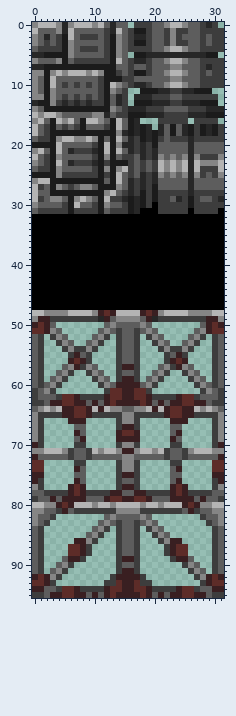
Sprite sheet -- Assets/Sprites/HeavyBox.png. This is how it looked before the edit.
The file is 32x96 pixels.
The same view after the edit:
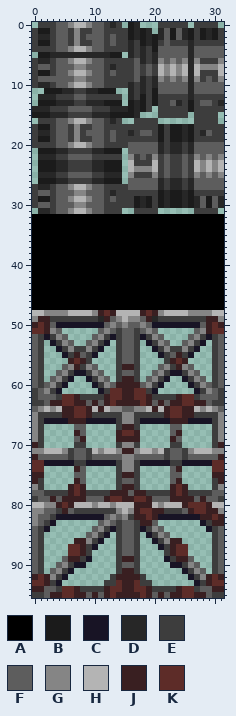
Palette (. is transparent): A #000000  B #1b1b1b  C #181425  D #272727  E #3d3d3d  F #5d5d5d  G #858585  H #b4b4b4  J #391f21  K #5d2c28
Change:
@@ x 0..31 @@
- 0 GHHHGDGHHHGHFDFF.EEEFFGHHGFFEDE.
- 1 HFFFGDHFFFFFEDHFEBBEFFEGEEFFEEEE
- 2 GFDFEBHFEEEFEBGFEDDEFFEGEFFFEFEE
- 3 GFEFEBGFFFFFEBGFEBBEFFEGEEFFEFEE
- 4 FEEEEBGFEEEFEBGFEEEEFFGHHGFFEEEE
- 5 DDBBBBGFFFFFEBGF.BBDDDDDDDDDDBB.
- 6 GFFFGBFEEEEEEBHFEDDEFFGHHGFFEEEE
- 7 DDBBBBBBBBBBBBFFEFFEFFFGGFFFEDEE
- 8 GGBGHGHHHGHGBBEFEBBEFFGHHGFFEFEE
- 9 GFBHFFFFFFFEBBBEEFFFFFFGGFFFEEEE
-10 GFBHFEFEFEFEBHGFEDDEFFGHHGFFEEEE
-11 GFBGFFFFFFFEBGFE..BBBDDEEDDBBB..
-12 GGBGFEFEFEFEBFDE.DDDEEEFFEEEEEE.
-13 DBBGEDEDEDEEBFDE.BBBDDDEEDDDBBB.
-14 GFBBBBBBBBBBBGFEDDDEEEFFFFEEEDDD
-15 HGHHGFFFFFGGDFEEBBBDDDEEEEDDDBBB
-16 GHFBHGHFBHHGFBHFBD...EEEEE.EEEE.
-17 HFEBFEFEBFFFEBHFBDBD.DFBFDBEBDBE
-18 HFEBBBBBBBBBBBGDBDBDBDFBFDBEBDBE
-19 FEEBGHHGGHGBFBHFDEBDBEFEEEDEEEEE
-20 BBBBHFFFFFEBHBGDDEDEBFFFFFDFFFFF
-21 GHFBHFDEEEDBHBHFDEDEDFFFFFDFFFFF
-22 HFEBGFFFFFEBGBFEEFDEDGFGFGDGEEEG
-23 GFEBHFDEEEDBEBBBEFEFEHGHGHDHGGGH
-24 FEEBGFFFFFEBGBGHEFEFEHGHGHDHEEEH
-25 BBBBGEEEEEEBEBHFEFDEDGFGFGDGEFEG
-26 GHHBBBBBBBBBFBHFDEDEDFFFFFDFFFFF
-27 HEFBGFEFGGFBBBGFDEDEBFFFFFDFFFFF
-28 HFFBBBBBBBBBGHFEDEBEBEEEEEDEEEEE
-29 HEFGGFBGHGFBHEEDBDBEBEEFDEBEFFED
-30 GFFFFEBHFFEBGFFEBDBEAEEEEEBEEEEE
-31 FEEEEEBEEEEBFEEEBDAAAEEEEEAEEEEA
+ 0 .EEEFFGHHGFFEDE.BD...EEEEE.EEEE.
+ 1 EBBEFFEGEEFFEEEEBDBD.DFBFDBEBDBE
+ 2 EDDEFFEGEFFFEFEEBDBDBDFBFDBEBDBE
+ 3 EBBEFFEGEEFFEFEEDEBDBEFEEEDEEEEE
+ 4 EEEEFFGHHGFFEEEEDEDEBFFFFFDFFFFF
+ 5 .BBDDDDDDDDDDBB.DEDEDFFFFFDFFFFF
+ 6 EDDEFFGHHGFFEEEEEFDEDGFGFGDGEEEG
+ 7 EFFEFFFGGFFFEDEEEFEFEHGHGHDHGGGH
+ 8 EBBEFFGHHGFFEFEEEFEFEHGHGHDHEEEH
+ 9 EFFFFFFGGFFFEEEEEFDEDGFGFGDGEFEG
+10 EDDEFFGHHGFFEEEEDEDEDFFFFFDFFFFF
+11 ..BBBDDEEDDBBB..DEDEBFFFFFDFFFFF
+12 .DDDEEEFFEEEEEE.DEBEBEEEEEDEEEEE
+13 .BBBDDDEEDDDBBB.BDBEBEEFDEBEFFED
+14 DDDEEEFFFFEEEDDDBDBE.EEEEEBEEEEE
+15 BBBDDDEEEEDDDBBBBD...EEEEE.EEEE.
+16 .EEEFFGHHGFFEDE..EEEE......EEEE.
+17 EBBEFFEGEEFFEEEEEEEEEBEBBDBEEEEE
+18 EDDEFFEGEFFFEFEEDEFFEBEBBDBEDFEE
+19 EBBEFFEGEEFFEFEEEEEEEBEBBDBEEEEE
+20 EEEEFFGHHGFFEEEEFFFFFDEDDEDFFFFF
+21 .BBBDDEEEEDDBBB.FFFFFDEDDEDFFFFF
+22 .DDDEEFFFFEEEEE.GEFEGEFEEFEGFGFG
+23 .BBBDDEEEEDDBBB.HEEEHEFEEFEHGHGH
+24 .BBBDDEEEEDDBBB.HGGGHEFEEFEHGHGH
+25 .DDDEEFFFFEEDDD.GEEEGEFEEFEGFGFG
+26 .BBBDDEEEEDDBBB.FFFFFDEDDEDFFFFF
+27 EDDEFFGHHGFFEEEEFFFFFDEDDEDFFFFF
+28 EFFEFFFGGFFFEDEEEEEEEBDBBDBEEEEE
+29 EBBEFFGHHGFFEFEEEBDBEBDBBDBDFBFD
+30 EFFEFFFGGFFFEEEEEBDBEBDBBDBDFBFD
+31 .DDEFFGHHGFFEEE..EEEE......EEEE.
 32 AAAAAAAAAAAAAAAAAAAAAAAAAAAAAAAA
@@ x 0..31 @@
 48 HHGGGGHHHHGJKJHHHHJKJGHHHHGGGGHH
-49 GJJEEEEEEEEDJFGGGGFJDEEEEEEEEJJG
-50 JKJF........FGFFFFGF........FJKJ
+49 GJJEEEEEEEEDJFGHGGFJDEEEEEEEEJJG
+50 JKJFCCCCCCCCFGFGFFGFCCCCCCCCFJKJ
 51 KKJGF......FGFEFFEFGF......FGJKK
-52 FE.EGF....FGE.EFFE.EGF....FGE.EF
-53 FE..EGF..FGE..EFFE..EGF..FGE..EF
-54 FE...EGEEGE...EFFE...EGEEGE...EF
-55 FE....EJFE....EFFE....EFJE....EF
+52 FECEGF....FGECEFFECEGF....FGECEF
+53 FE.CEGF..FGEC.EFFE.CEGF..FGEC.EF
+54 FE..CEGEEGEC..EFFE..CEGEEGEC..EF
+55 FE...CEJFEC...EFFE...CEFJEC...EF
 56 FE....JKJE....EFFE....EJKJ....EF
 57 FE...FGJEGF...EJJE...FGEJGF...EF
-58 FE..FGE..EGF..EFFE..FGE..EGF..EF
-59 FE.FGE....EGF.EJJE.FGE....EGF.EF
-60 FEFGE......EGFJJJJFGE......EGFEF
-61 EFGE........EKKJJKKE........EGFE
+58 FE..FGECCEGF..EFFE..FGECCEGF..EF
+59 FE.FGEC..CEGF.EJJE.FGEC..CEGF.EF
+60 FEFGEC....CEGFJJJJFGEC....CEGFEF
+61 EFGEC......CEKKJJKKEC......CEGFE
 62 EFFFEKKJEEEEJKKJJKKJEEEEJKKEFFFE
@@ x 0..31 @@
 65 GEEEEJJKKJEEEEEGGEEEEEJKKJJEEEEG
-66 GE....JJJ.....EGGE.....JJJ....EG
+66 GECCCCJJJCCCCCEGGECCCCCJJJCCCCEG
 67 GE.....FF.....EJJE.....FF.....EG
@@ x 0..31 @@
 72 JFFFFFEFFEFFFFFGGFFFFFEFFEFFFFFJ
-73 KK.....EE.....EGGE.....EE.....KK
+73 KKCCCCCEECCCCCEGGECCCCCEECCCCCKK
 74 KK.....JF.....EGGE.....FJ.....KK
@@ x 0..31 @@
 77 GE....JKJ.....EJJE.....JKJ....EG
-78 FFEEEEJKJEEEEJJFFJJEEEEJKJEEEEFF
+78 FFEEEEJKJEEEEJJJFJJEEEEJKJEEEEFF
 79 EFFJFJJJJFFFJKKJJKKJFFFJJJJFJFFE
-80 HHGGJKJHHHGHHGHHHHGHHGHHHJKJGGHH
-81 GGFFEJFEEEEEEEGGGGEEEEEEEFJEFFGG
-82 GFFE........FGFFFFGF........EFFG
-83 GFE........FGFEFFEFGF........EFG
-84 FE........FGE.EFFE.EGF........EF
-85 FE.......FGE..EFFE..EGF.......EF
-86 FE.....JJGE...EFFE...EGJJ.....EF
-87 FE....KKJE....EFFE....EJKK....EF
+80 HHGGJKJHHHGHHGHHHJJJHGHHHJKKKJHH
+81 GGFFEJFEEEEEEEGHGJKKJJEEEFJKKJJG
+82 GFFECCCCCCCCFGFGEJJKJCCCCCCCJJKJ
+83 GFEC.......FGFEFFEJJF.......CEJJ
+84 FEC.......FGECEFFECEGF.......CEF
+85 FE.......FGEC.EFFE.CEGF.......EF
+86 FE.....JJGEC..EFFE..CEGJJ.....EF
+87 FE....KKJEC...EFFE...CEJKK....EF
 88 FE....KKJE....EFFE....EJKK....EF
-89 FE...FJJE.....EJJE.....EJJF...EF
-90 FE..FGE.......EFFE.......EGF..EF
-91 FE.FGE........EJJE........EGF.EF
-92 JKJGE........EJJJJE........EGJKJ
-93 KKJE........EEKJJKEE........EJKK
+89 FE...FJJEC....EJJE....CEJJF...EF
+90 FE..FGECC.....EFFE.....CCEGF..EF
+91 FE.FGEC.......EJJE.......CEGF.EF
+92 JKJGEC.......EJJJJE.......CEGJKJ
+93 KKJEC.......EEKJJKEE.......CEJKK
 94 JJFFEKKJEEEEJKKJJKKJEEEEJKKEFFJJ
